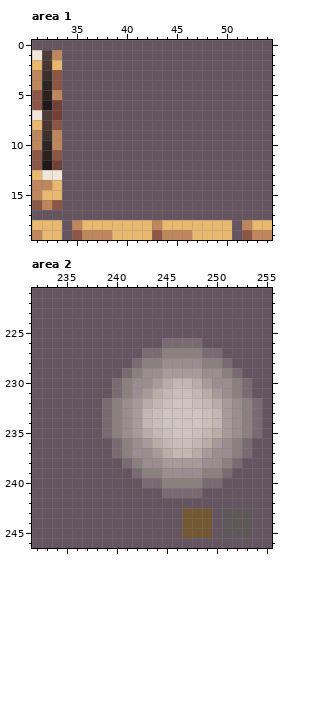
Two states of a pixel-art file, AngeliA Framework/General/Artwork/Environment/Furniture.ase. Above, as it was before the edit.
256x256 pixels, 1 frame. Colours within 5 levels of each other are drawn and written as one. Shown: area 1: x 31..54, y 0..19; area 2: x 232..255, y 221..246. The commit also changed other parts of the picture, which this record leaves out.
New version:
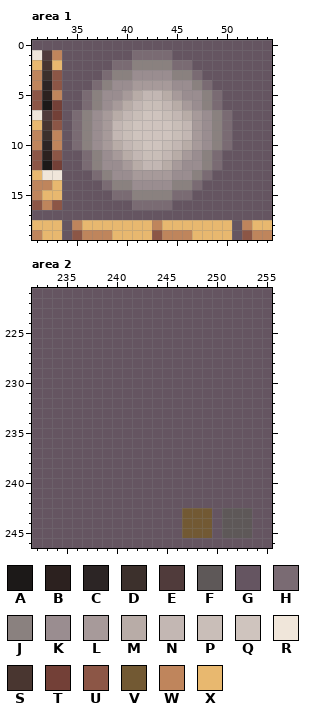
Palette (. is transparent): A #1c1918  B #2c211f  C #2c2525  D #3c302c  E #503b3b  F #5e5858  G #655561  H #7a6b73  J #8a817f  K #9a8d90  L #a79a9a  M #b8aca7  N #c3b7b3  P #c9beb8  Q #cfc4be  R #f0e6da  S #493630  T #734037  U #8c5646  V #725933  W #bf855c  X #e8b86f
From old to new:
Changed rows in their new state; - is an unchanged pixel.
Area 1, layer "@Meta #z=-34 #pivotY=0":
first column x 35:
 1 ------HHHH------
 2 ----HHJJJJHH----
 3 ---HJJKKKKJJH---
 4 --HJKKLLLLKKJH--
 5 -HJKKLMNNMLKKJH-
 6 -HJKLMNPPNMLKJH-
 7 HJKLMNPQQPNMLKJH
 8 HJKLNPQQQQPNLKJH
 9 HJKLNPQQQQPNLKJH
10 HJKLMNPQQPNMLKJH
11 -HJKLMNPPNMLKJH-
12 -HJKKLMNNMLKKJH-
13 --HJKKLLLLKKJH--
14 ---HJJKKKKJJH---
15 ----HHJJJJHH----
16 ------HHHH------
Area 2, layer "@Meta #z=-34 #pivotY=0":
first column x 239:
226 ------GGGG------
227 ----GGGGGGGG----
228 ---GGGGGGGGGG---
229 --GGGGGGGGGGGG--
230 -GGGGGGGGGGGGGG-
231 -GGGGGGGGGGGGGG-
232 GGGGGGGGGGGGGGGG
233 GGGGGGGGGGGGGGGG
234 GGGGGGGGGGGGGGGG
235 GGGGGGGGGGGGGGGG
236 -GGGGGGGGGGGGGG-
237 -GGGGGGGGGGGGGG-
238 --GGGGGGGGGGGG--
239 ---GGGGGGGGGG---
240 ----GGGGGGGG----
241 ------GGGG------
